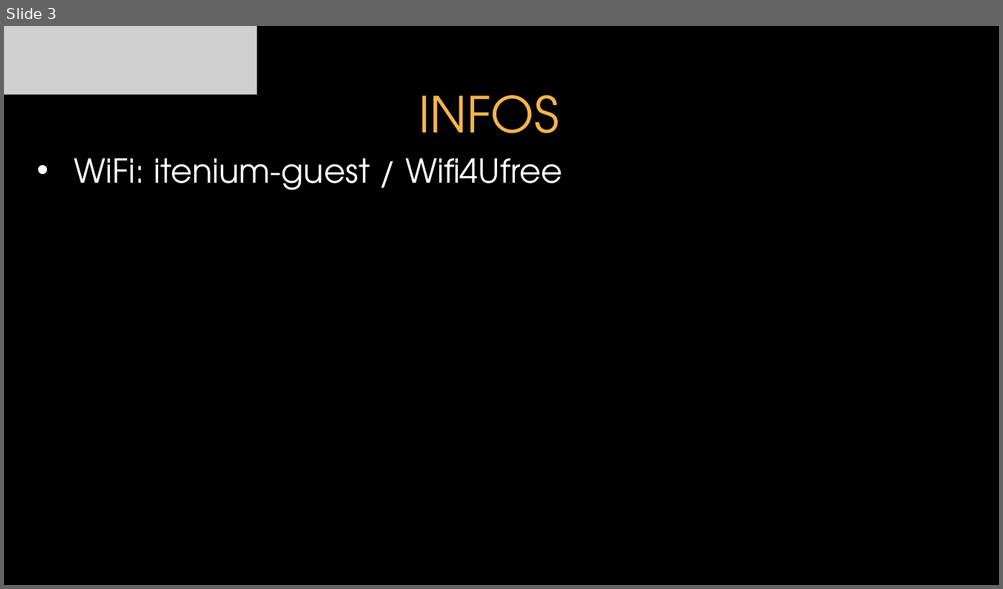
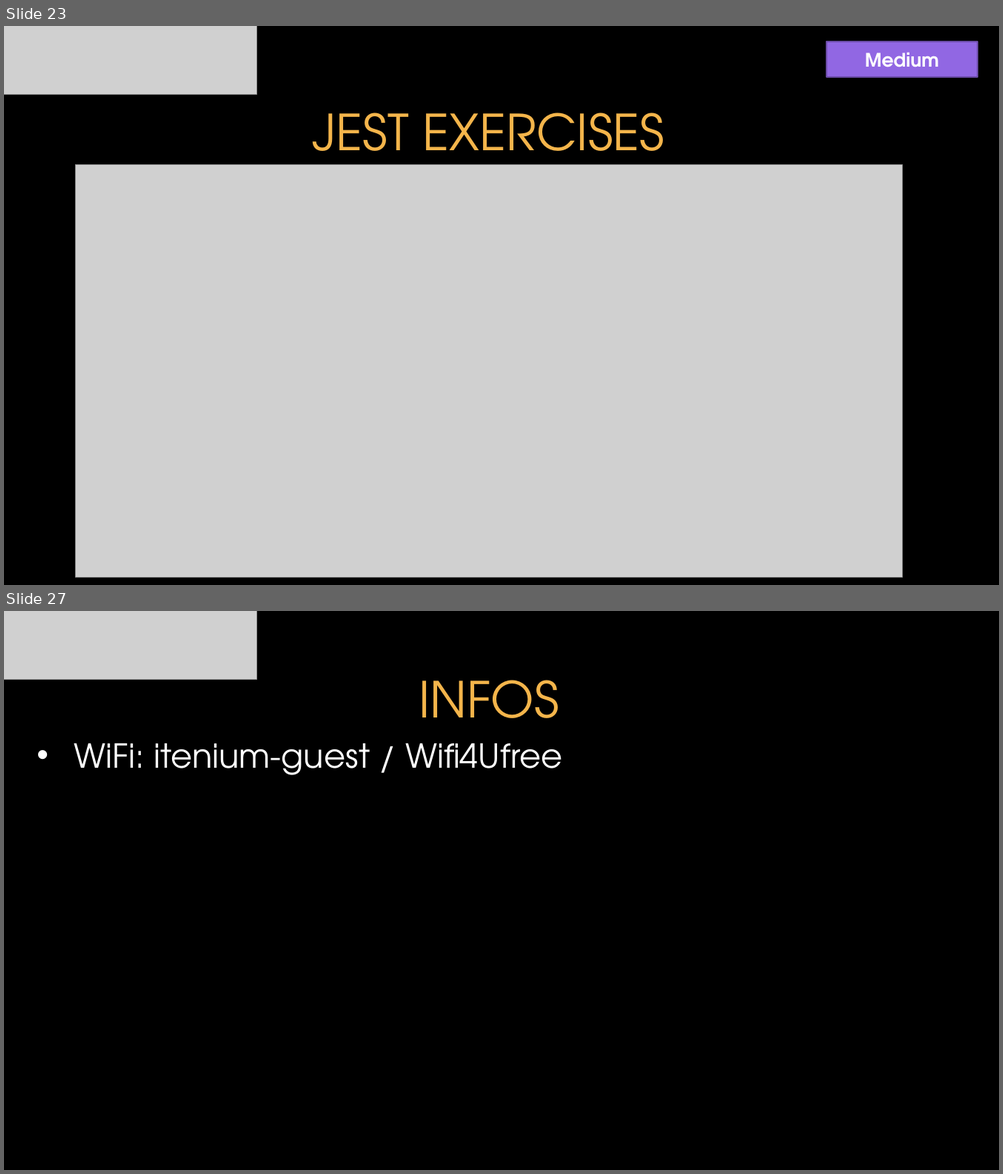
Before and after one commit to itenium-be/Frontend-UnitTesting, a slide deck: Frontend-UnitTesting.pptx. Shown one above the other, each under a label of ours: slide 3 before the commit, slides 23 and 27 after it; the slides between them are not shown. The pictures are 1003x589 and 1003x1174 pixels, drawn with LibreOffice and Linux fonts; fonts in the diff are those of the drawing; grey boxes stand for pictures; background and template pictures are left out. Boxes give left, top, right and bottom in pixels: in the first picture for what was removed or moved away, otherwise in the second. Text is boxed around its words. In the diff, an @@ line names an element or a change of style, - is before the commit and + after.

Commit message:
update pptx - part 1 Jest

```diff
--- a/Frontend-UnitTesting.pptx
+++ b/Frontend-UnitTesting.pptx
@@ slide 23 added at (4,26,999,585), background picture (left out) @@
@@ picture added at (4,26,256,95) @@
@@ rectangle added at (826,41,977,77), fill #9167E3, outline #6B4CA8 1.5 pt, 18 pt, text #FFFFFF, bold @@
+Medium
@@ title added at (312,113,664,173), 48 pt, text #F4B54B @@
+JEST EXERCISES
@@ picture added at (76,165,902,578) @@
@@ what was slide 3 is now slide 27 @@
```
Also in this commit, not shown: 1 slide changed, 23 other slides added.
